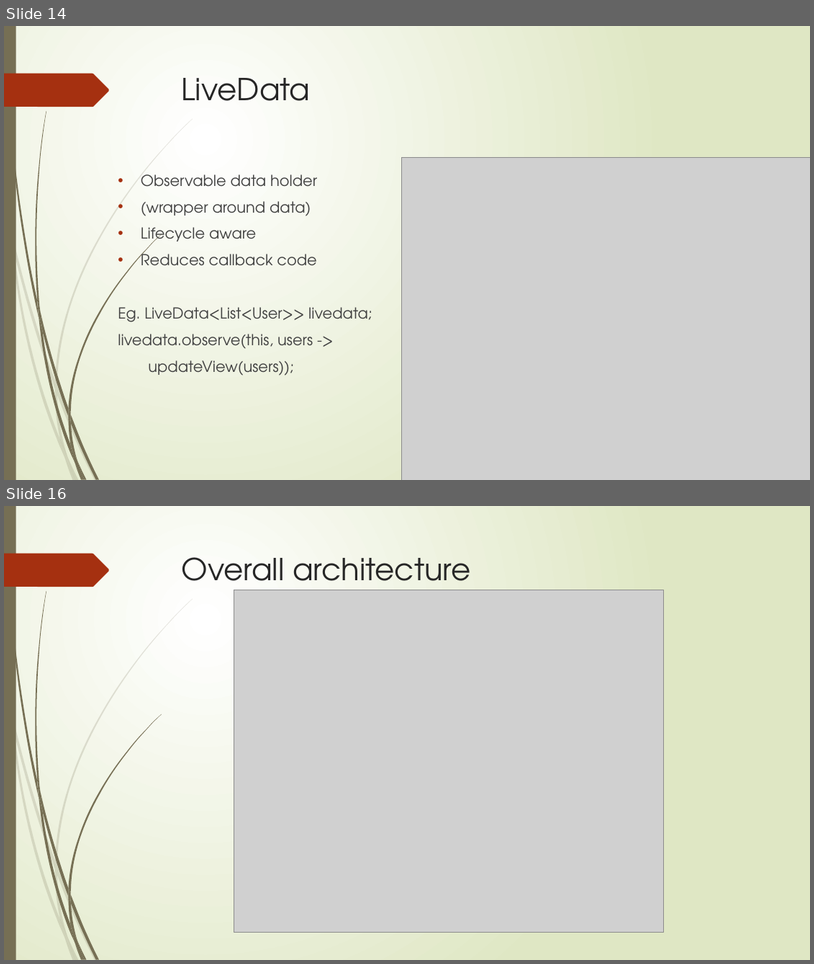
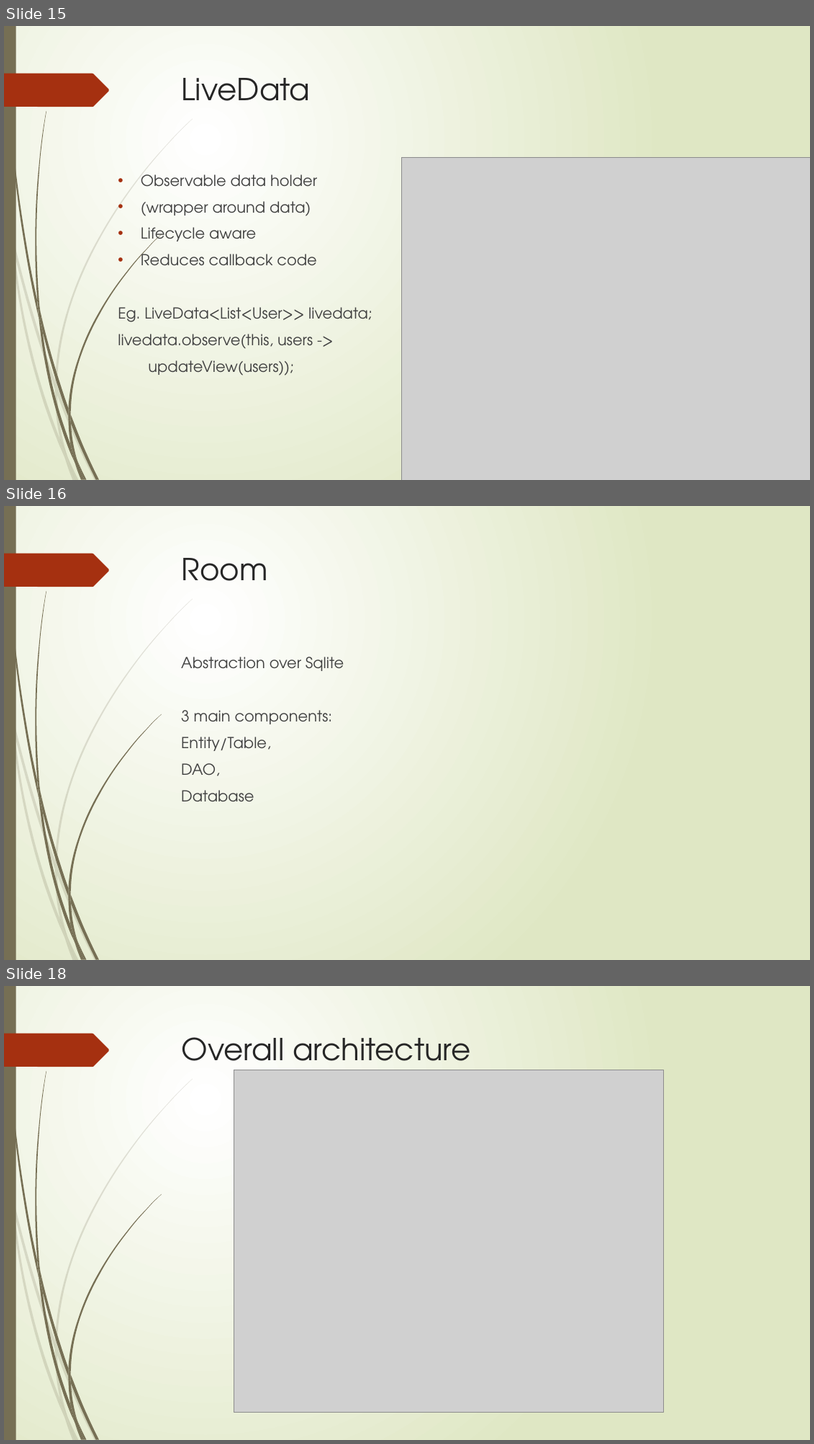
Before and after one commit to naveen246/Users, a slide deck: Jetpack.pptx. Shown one above the other, each under a label of ours: slides 14 and 16 before the commit, slides 15, 16 and 18 after it; the slides between them are not shown. The pictures are 814x964 and 814x1444 pixels, drawn with LibreOffice and Linux fonts; fonts in the diff are those of the drawing; grey boxes stand for pictures. Boxes give left, top, right and bottom in pixels: in the first picture for what was removed or moved away, otherwise in the second. Text is boxed around its words. In the diff, an @@ line names an element or a change of style, - is before the commit and + after.

```diff
--- a/Jetpack.pptx
+++ b/Jetpack.pptx
@@ slide 16 added at box(4, 506, 810, 960), background gradient #FFFFFF to #DFE8C4; not listed: 24 template elements that a slide beside it also shows @@
@@ title added at box(182, 558, 268, 581), 36 pt, text #262626 @@
+Room
@@ text added at box(181, 656, 344, 802), 18 pt, text #404040 @@
+Abstraction over Sqlite
+3 main components:
+Entity/Table,
+DAO,
+Database
@@ what was slide 14 is now slide 15 @@
@@ what was slide 16 is now slide 18 @@
```
Also in this commit, not shown: 6 slides changed, 1 other slide added.
